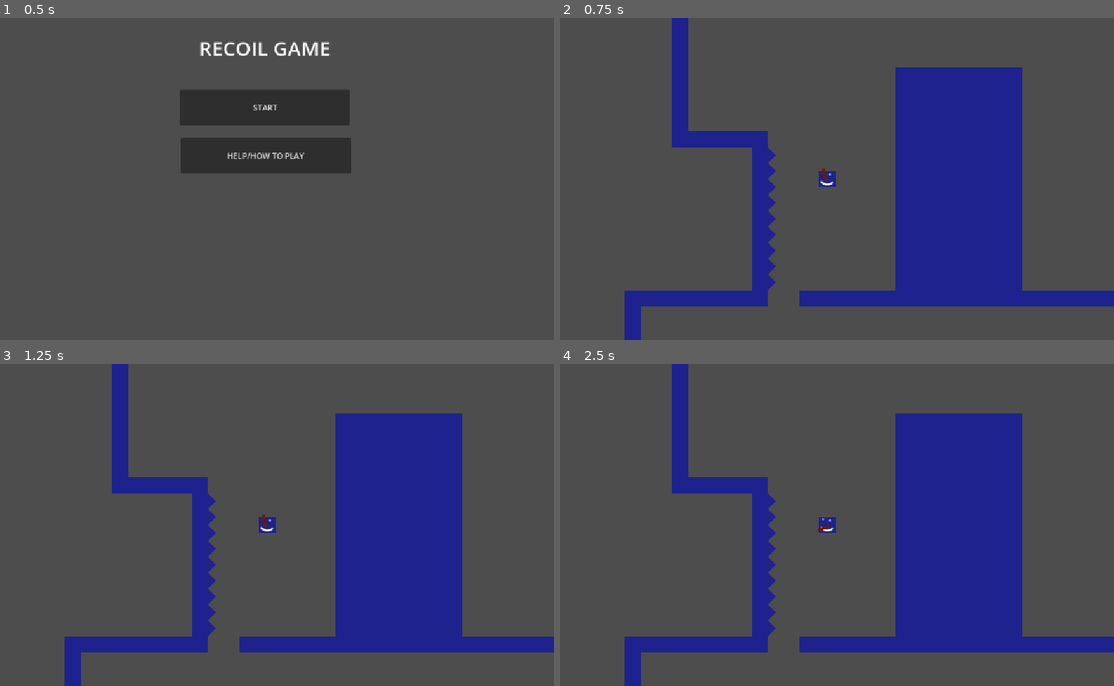
Above: before the commit, frames 1-4 (two rows, left to right).
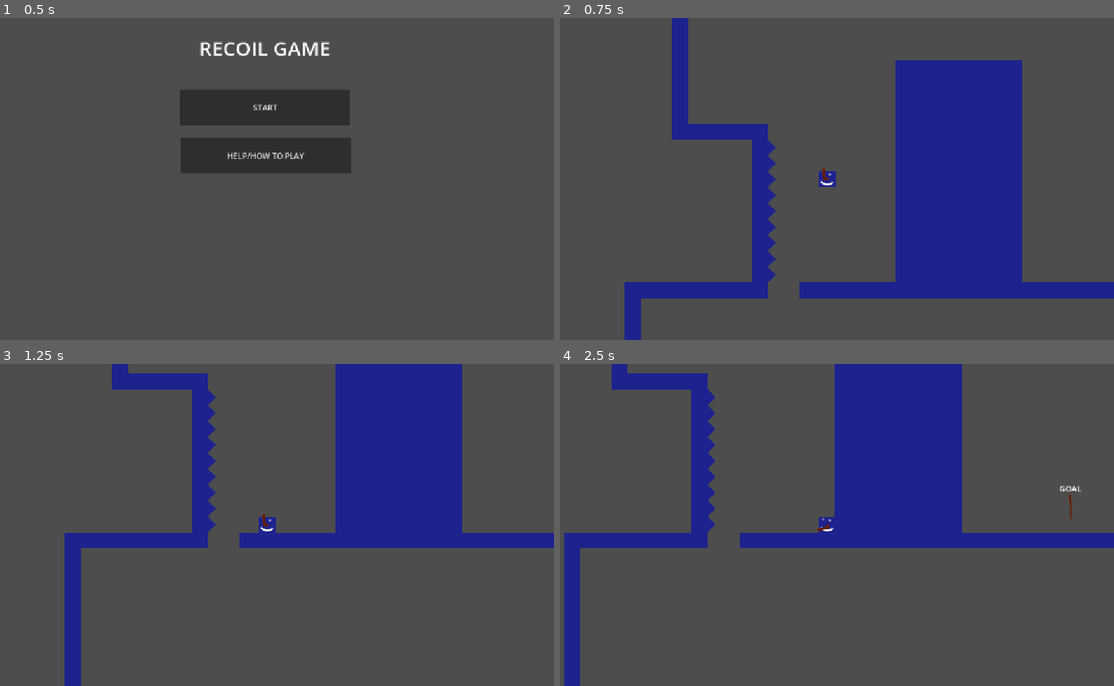
Above: after the commit, the same moments.

Repository: ejoit/Shooter-Game
Game: Godot game, scene res://Scenes/tile_screen.tscn
The game is run twice, just before and just after one commit, with the same random seed, the same clock (stepped at 60 frames per second) and the same inputs.
Inputs (mouse positions are in pixels of both pictures, inside the frame that each line leads up to):
- Up to frame 1 (0.5 s): no input
- Up to frame 2 (0.75 s): click "START" at 0.5 s
- Up to frame 3 (1.25 s): no input
- Up to frame 4 (2.5 s): tap Enter (ui_accept) at 1.25, 1.52, 2.27 s; move the mouse to (953, 508) at 1.27 s; hold Right (ui_right) from 1.28 s (still down); click (953, 508) at 1.35 s; move the mouse to (715, 541) at 2.02 s; click (715, 541) at 2.1 s

Frame 1 is identical in both runs. In frame 2, 5.0% of the frame differs, in the area x 11-100%, y 13-90%; in frame 3, 22%; in frame 4, 32%, in the area x 0-100%, y 0-100%.

Commit message:
DONT USE GITHUB EDITOR MESS U UP LATER ON
PROBLEM WAS SO SIMPLE

Diff:
--- a/Player/Scripts/player.gd
+++ b/Player/Scripts/player.gd
@@ -39,20 +39,9 @@
 
 
 func ground(direction, delta):
-	var speed = 3000
+	var speed = 300
 	velocity.x = direction * speed
 	velocity.y += GRAVITY * delta
-
-	velocity.x = move_towards(velocity.x, direction * speed * delta)
-
-
-
-
-
-
-
-
-
 
 
 	if Input.is_action_just_pressed("ui_accept"):
@@ -72,10 +61,10 @@
 
 
 func air(direction, delta):
-	var speed = 250
+	var speed = 16
 	velocity.x = direction * speed
 
-	velocity.x = move_towards(velocity.x, direction * speed * delta)
+
 
 	velocity.y += GRAVITY * delta
 	if is_on_floor():
--- a/Scenes/player.tscn
+++ b/Scenes/player.tscn
@@ -1,5 +1,6 @@
 [gd_scene format=3 uid="uid://be8qbmt0fe144"]
 
+[ext_resource type="Script" uid="uid://c7uw2se0iwjkh" path="res://Player/Scripts/player.gd" id="1_fkybt"]
 [ext_resource type="Texture2D" uid="uid://dkpnvud1may1r" path="res://beta Throwaway stuuf/test_char.png" id="2_cvnsp"]
 [ext_resource type="PackedScene" uid="uid://bfyqebuqpeull" path="res://Scenes/gun_1.tscn" id="3_6t5aa"]
 [ext_resource type="Script" uid="uid://co6ub37ujgp7h" path="res://Scripts/camera_2d.gd" id="3_vgqql"]
@@ -17,6 +18,7 @@
 point_count = 2
 
 [node name="Player" type="CharacterBody2D" unique_id=591046258]
+script = ExtResource("1_fkybt")
 
 [node name="Sprite2D" type="Sprite2D" parent="." unique_id=372695957]
 position = Vector2(-2.3841858e-07, 0)
